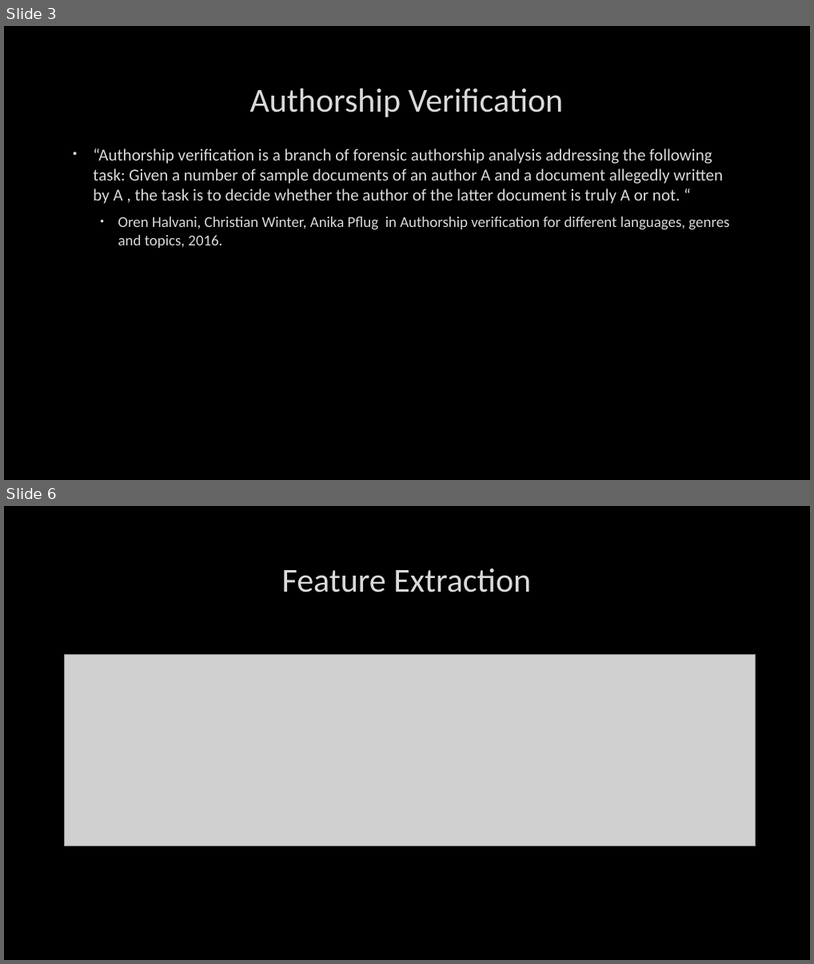
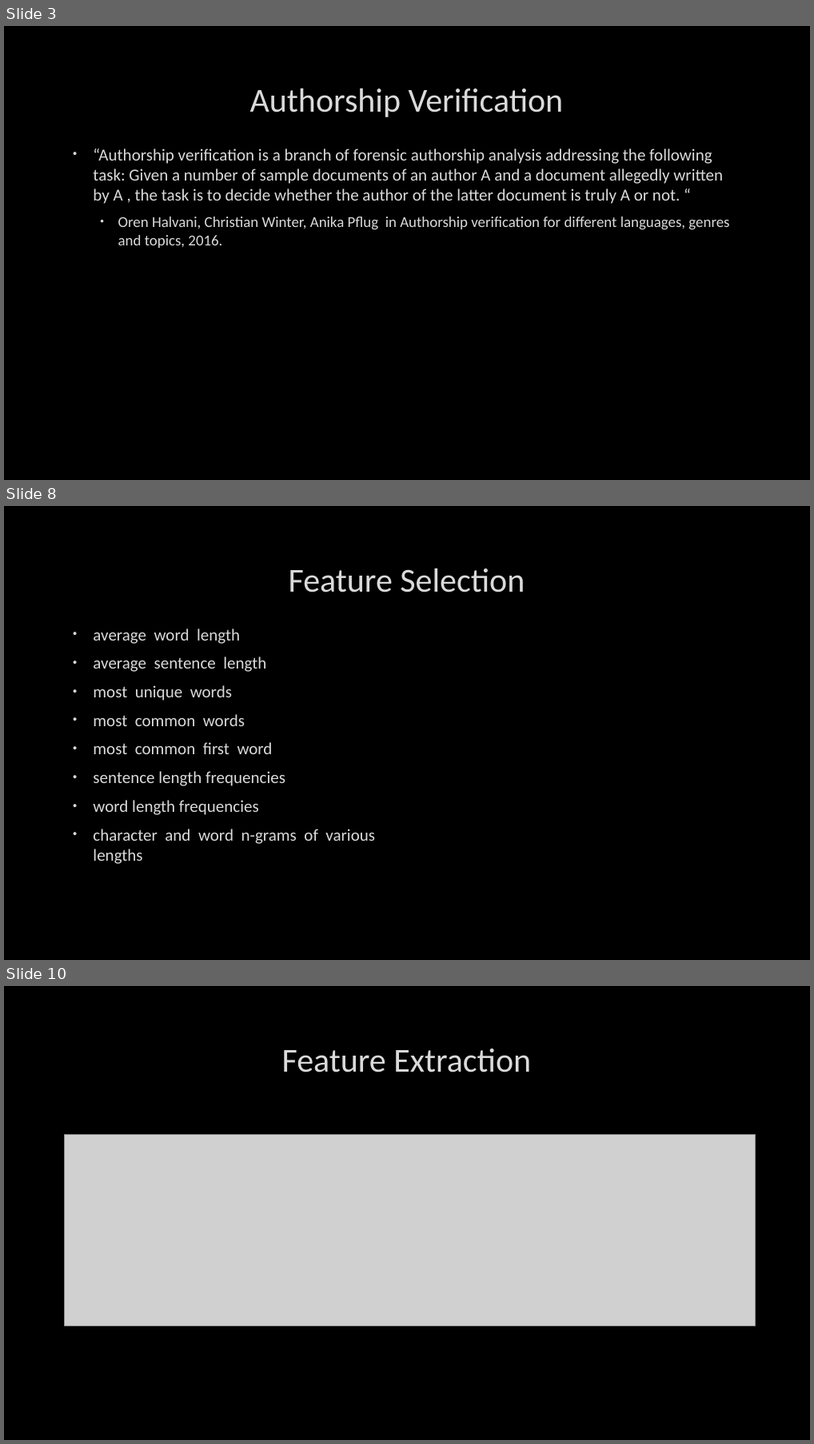
Before and after one commit to BradySheehan/Authorship_Verification, a slide deck: ai_project_presentation.pptx. Shown one above the other, each under a label of ours: slides 3 and 6 before the commit, slides 3, 8 and 10 after it; the slides between them are not shown. The pictures are 814x964 and 814x1444 pixels, drawn with LibreOffice and Linux fonts; fonts in the diff are those of the drawing; grey boxes stand for pictures; background and template pictures are left out. Boxes give left, top, right and bottom in pixels: in the first picture for what was removed or moved away, otherwise in the second. Text is boxed around its words. In the diff, an @@ line names an element or a change of style, - is before the commit and + after.

```diff
--- a/ai_project_presentation.pptx
+++ b/ai_project_presentation.pptx
@@ slide 8 added at [4, 506, 810, 960], background picture (left out) @@
@@ title added at [289, 568, 525, 592], 40 pt, text #DADADA @@
+Feature Selection
@@ text added at [93, 628, 375, 864], 20 pt, text #DADADA @@
+• average word length
+• average sentence length
+• most unique words
+• most common words
+• most common first word
+• sentence length frequencies
+• word length frequencies
+• character and word n-grams of various lengths
@@ what was slide 6 is now slide 10 @@
```
Also in this commit, not shown: 3 slides changed, 9 other slides added, 3 slides removed, 2 other files.
